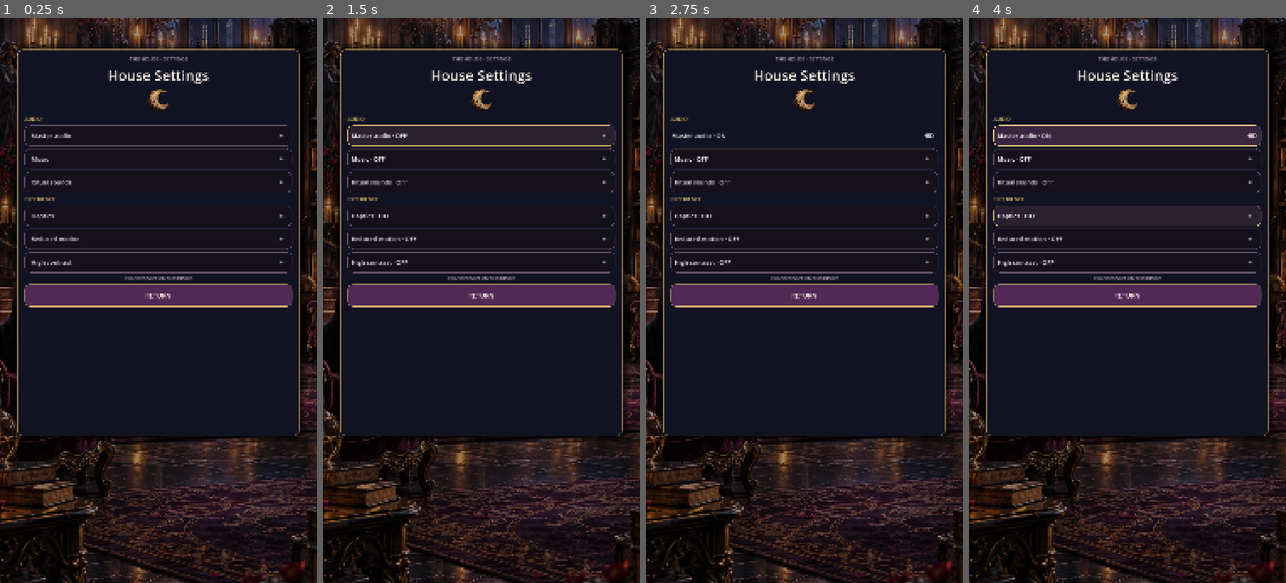
Above: before the commit, frames 1-4 (left to right).
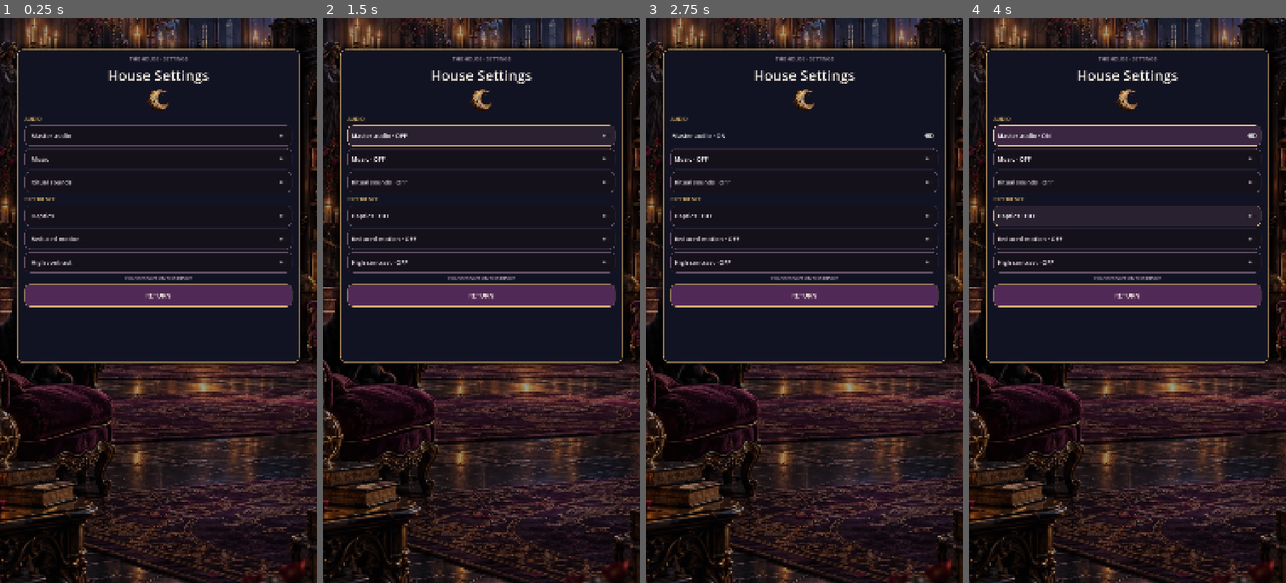
Above: after the commit, the same moments.

Repository: Jay-prodesign/akilta-match3
Game: Godot game, scene res://src/ui/settings/settings_panel.tscn
The game is run twice, just before and just after one commit, with the same random seed, the same clock (stepped at 60 frames per second) and the same inputs. This scene is started directly instead of the project's main scene.
Inputs:
- Up to frame 1 (0.25 s): no input
- Up to frame 2 (1.5 s): click "Master audio" at 0.5 s; click "Master audio · ON" at 1.25 s
- Up to frame 3 (2.75 s): click "Master audio · OFF" at 2 s
- Up to frame 4 (4 s): click "Haptics · OFF" at 2.75 s; click "Haptics · ON" at 3.5 s

The runs differ from the first frame. In frame 1, 8.3% of the frame differs, in the area x 3-96%, y 59-75%; in frame 2, 8.3%; in frame 3, 8.3%; in frame 4, 8.3%.

Commit message:
Tighten Settings card to its authored content

Diff:
--- a/src/ui/settings/settings_panel.tscn
+++ b/src/ui/settings/settings_panel.tscn
@@ -228,7 +228,7 @@
 anchor_left = 0.055
 anchor_top = 0.055
 anchor_right = 0.945
-anchor_bottom = 0.74
+anchor_bottom = 0.61
 grow_horizontal = 2
 grow_vertical = 2
 theme_override_styles/panel = SubResource("Card")
